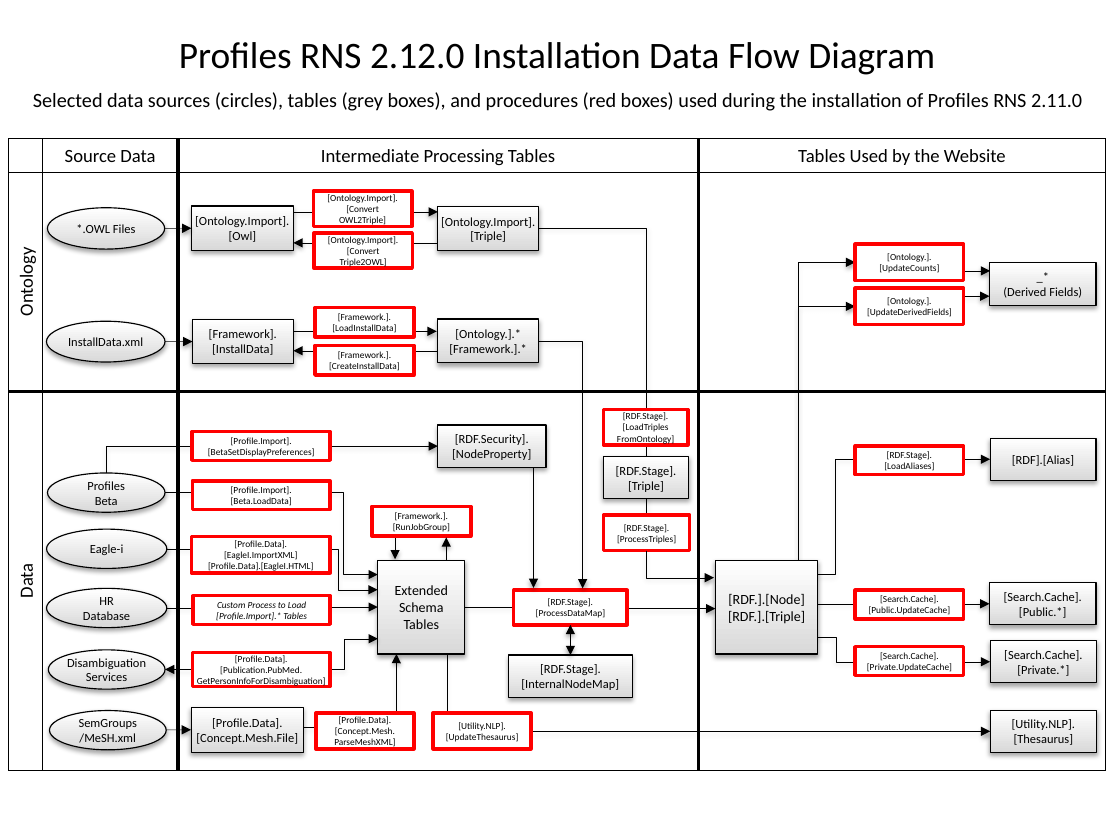
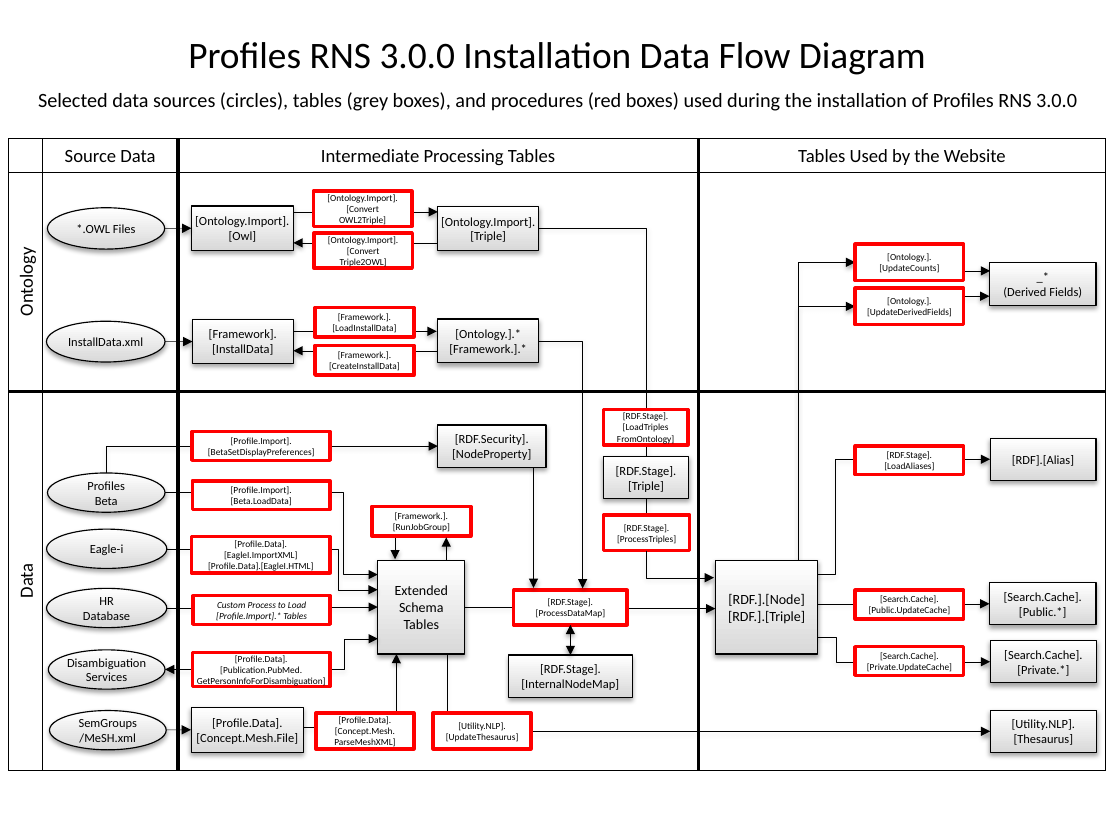
Before and after one commit to ProfilesRNS/ProfilesRNS, a slide deck: slide 1 of Documentation/ProfilesRNS_DataFlowDiagram.pptx. Drawn at 1120x840 pixels with LibreOffice and Linux fonts; fonts in the diff are those of the drawing. Boxes give left, top, right and bottom in pixels: in the first picture for what was removed or moved away, otherwise in the second. Text is boxed around its words. In the diff, an @@ line names an element or a change of style, - is before the commit and + after.

```diff
--- a/Documentation/ProfilesRNS_DataFlowDiagram.pptx
+++ b/Documentation/ProfilesRNS_DataFlowDiagram.pptx
@@ text at [188, 42, 926, 75]: text changed @@
-Profiles RNS 2.12.0 Installation Data Flow Diagram
+Profiles RNS 3.0.0 Installation Data Flow Diagram
@@ text at [38, 92, 1077, 111]: text changed @@
-Selected data sources (circles), tables (grey boxes), and procedures (red boxes) used during the installation of Profiles RNS 2.11.0
+Selected data sources (circles), tables (grey boxes), and procedures (red boxes) used during the installation of Profiles RNS 3.0.0
```
Also in this commit, not shown: 6 other files.
